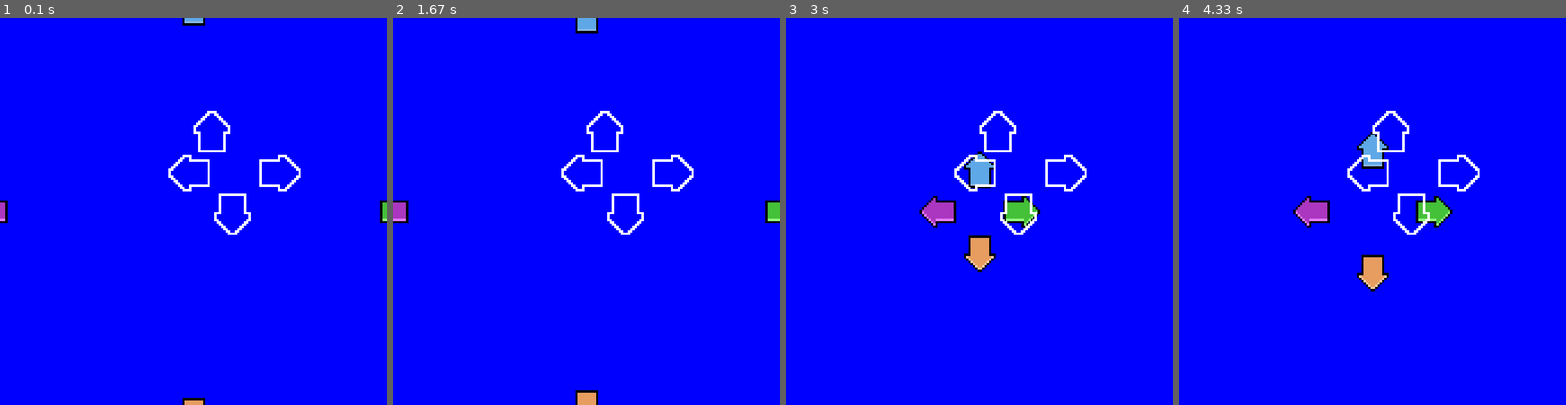
Above: before the commit, frames 1-4 (left to right).
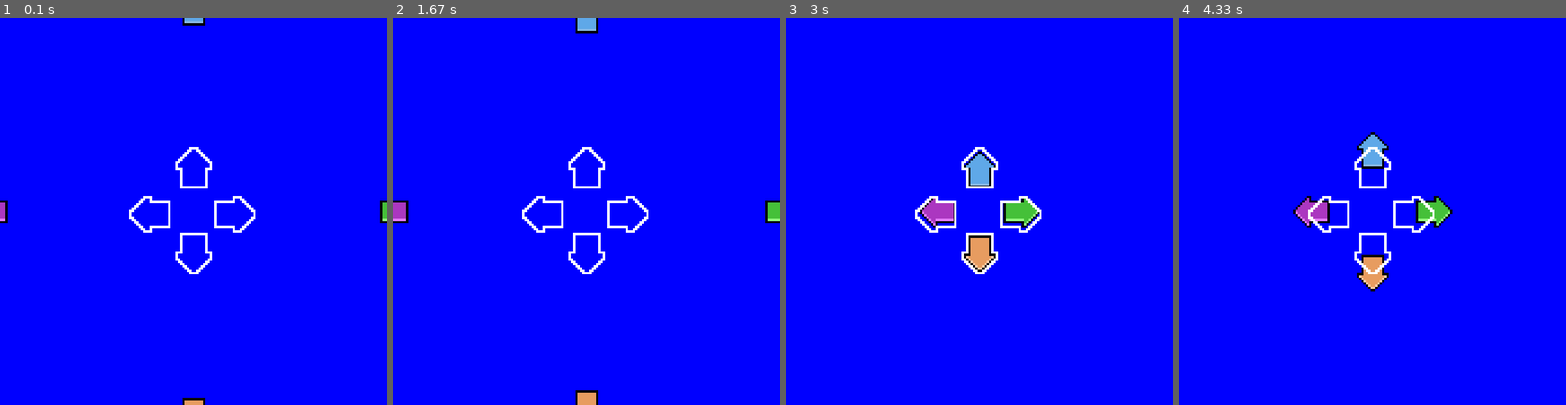
Above: after the commit, the same moments.

Repository: EnzoLuidge/PyGame
Game: pygame game, started from Jogo.py
Two runs of this game, one before a commit and one after it. Both use one fixed random seed, a clock stepped at 60 frames per second and the inputs below.
Inputs:
- Up to frame 1 (0.1 s): no input
- Up to frame 2 (1.67 s): no input
- Up to frame 3 (3 s): no input
- Up to frame 4 (4.33 s): no input

The runs differ from the first frame. In frame 1, 1.6% of the frame differs, in the area x 33-78%, y 24-67%; in frame 2, 1.6%; in frame 3, 1.6%; in frame 4, 1.6%.

Commit message:
Centro Space(+/-)

Diff:
--- a/Jogo.py
+++ b/Jogo.py
@@ -108,29 +108,29 @@
     def __init__(self):
         self.image = assets['left_space']
         self.rect = self.image.get_rect()
-        self.rect.x = 325-button_width
-        self.rect.y = button_y
+        self.rect.x = WIDTH/3
+        self.rect.y = button_y+button_width
 
 class seta_up_space(pygame.sprite.Sprite):
     def __init__(self):
         self.image = assets['up_space']
         self.rect = self.image.get_rect()
-        self.rect.x = 360-button_width
-        self.rect.y = button_y-button_width
+        self.rect.x = WIDTH/2.24
+        self.rect.y = HEIGHT/3
 
 class seta_down_space(pygame.sprite.Sprite):
     def __init__(self):
         self.image = assets['down_space']
         self.rect = self.image.get_rect()
-        self.rect.x = 360-button_width/2
-        self.rect.y = button_y+button_width
+        self.rect.x = HEIGHT/2.24
+        self.rect.y = HEIGHT/1.8
 
 class seta_right_space(pygame.sprite.Sprite):
     def __init__(self):
         self.image = assets['right_space']
         self.rect = self.image.get_rect()
-        self.rect.x = 370+button_width/2
-        self.rect.y = button_y
+        self.rect.x = WIDTH/2+button_width/2
+        self.rect.y = button_y+button_width
 
 game = True
 
